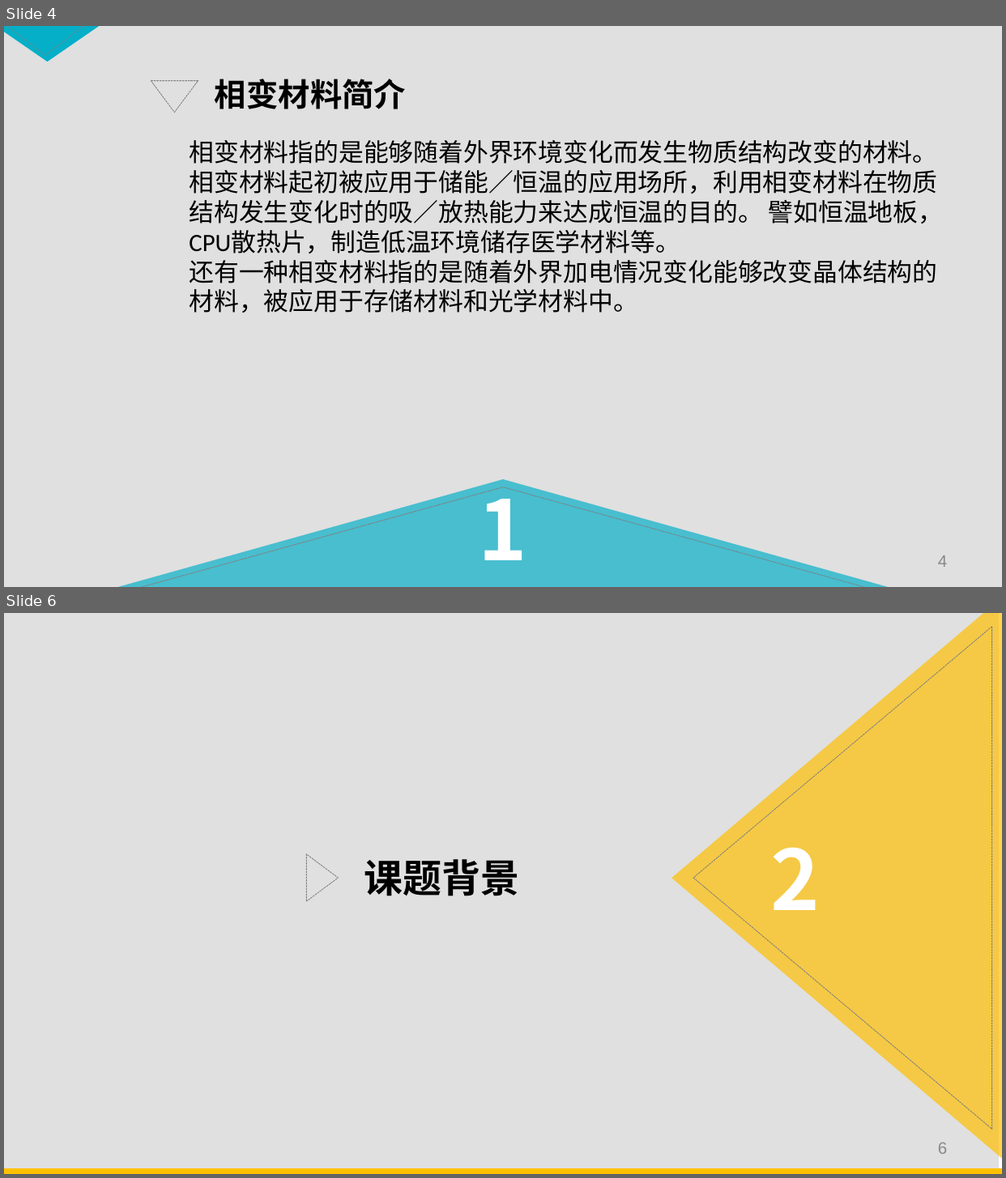
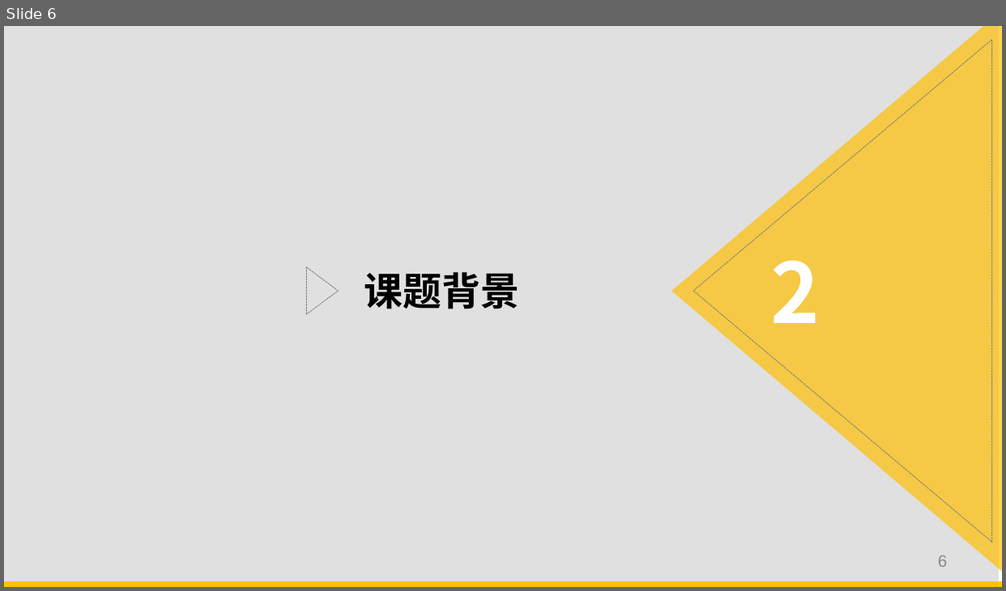
Before and after one commit to Linyu1Bai/ThuEE, a slide deck: Graduation/开题报告.pptx. Shown one above the other, each under a label of ours: slides 4 and 6 before the commit, slide 6 after it; the slides between them are not shown. The pictures are 1006x1178 and 1006x591 pixels, drawn with LibreOffice and Linux fonts; fonts in the diff are those of the drawing. Boxes give left, top, right and bottom in pixels: in the first picture for what was removed or moved away, otherwise in the second. Text is boxed around its words. In the diff, an @@ line names an element or a change of style, - is before the commit and + after.

```diff
--- a/Graduation/开题报告.pptx
+++ b/Graduation/开题报告.pptx
@@ slide 4 removed at bbox=[4, 26, 1002, 587], background #FFFFFF @@
@@ rectangle removed at bbox=[4, 26, 1002, 587] @@
@@ freeform shape removed at bbox=[4, 26, 102, 62] @@
@@ freeform shape removed at bbox=[4, 26, 87, 56] @@
@@ freeform shape removed at bbox=[151, 81, 198, 113] @@
@@ text removed at bbox=[215, 79, 406, 109] @@
-相变材料简介
@@ text removed at bbox=[189, 140, 944, 313] @@
-相变材料指的是能够随着外界环境变化而发生物质结构改变的材料。
-相变材料起初被应用于储能／恒温的应用场所，利用相变材料在物质结构发生变化时的吸／放热能力来达成恒温的目的。 譬如恒温地板，CPU散热片，制造低温环境储存医学材料等。
-还有一种相变材料指的是随着外界加电情况变化能够改变晶体结构的材料，被应用于存储材料和光学材料中。
@@ freeform shape removed at bbox=[110, 480, 896, 587] @@
@@ freeform shape removed at bbox=[134, 487, 872, 587] @@
@@ text removed at bbox=[479, 476, 528, 561] @@
-1
@@ page number removed at bbox=[938, 556, 947, 567] @@
-4
```
Also in this commit, not shown: 4 slides changed, 3 slides added, 3 other slides removed, 1 other file.
